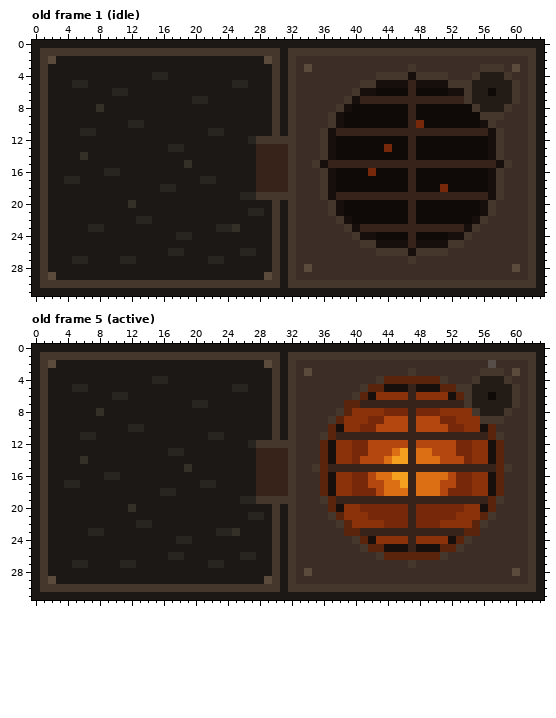
File history of a pixel-art file, buildings/coal_burner/sprites/main.aseprite. The picture above is the old version.
64x32 pixels, 6 frames. Colours within 5 levels of each other are drawn and written as one. Shown: old frame 1 (idle), old frame 5 (active). The commit also changed other frames, which this record leaves out.
Once edited:
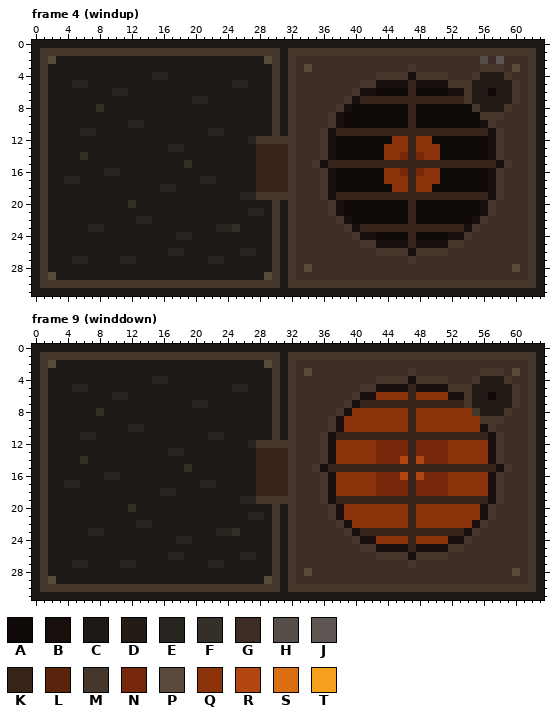
Palette (. is transparent): A #0f0a08  B #160f0c  C #1c1816  D #231c16  E #282420  F #343028  G #3c2d26  H #574e4a  J #5d5653  K #372319  L #5a230c  M #46372d  N #78280a  P #5a4b3c  Q #8c320a  R #b4460f  S #dc6e14  T #f5a01e
A new or re-ordered frame is compared with the old frame closest to it.
From old to new:
frames 6 -> 10
Frame 4 (windup) is new; against old frame 1 (idle), layers "top", "base":
Colour N gives way to colour A in row 10 at x 48; in row 16 at x 42; in row 18 at x 51.
Colour G gives way to colour H in row 2 at x 56.
Colour G gives way to colour J in row 2 at x 58.
Colour A gives way to colour N in row 14 at x 46 and 48; in row 16 at x 46 and 48.
Colour A gives way to colour Q in row 12 at x 45 to 46 and 48 to 49; in row 13 at x 45 to 46 and 48 to 50; in row 14 at x 44 to 45 and 49 to 50; in row 16 at x 44 to 45 and 49 to 50; in row 17 at x 44 to 46 and 48 to 50; in row 18 at x 45 to 46 and 48 to 49.
Colour N gives way to colour Q in row 13 at x 44.
Frame 9 (winddown) is new; against old frame 5 (active), layers "top", "base":
Colour L gives way to colour B in row 4 at x 47; in row 5 at x 43 and 51; in row 6 at x 41 and 53; in row 7 at x 40; in row 8 at x 39; in row 9 at x 38.
Colour L gives way to colour B in row 11 at x 37 and 57; in row 15 at x 36 and 58; in row 19 at x 37 and 57; in row 21 at x 38 and 56; in row 22 at x 39 and 55; in row 23 at x 40 and 54.
Colour L gives way to colour B in row 24 at x 41 and 53; in row 25 at x 43 and 51; in row 26 at x 47.
Colour H gives way to colour G in row 2 at x 57.
Colour L gives way to colour M in row 4 at x 44 to 46 and 48 to 50; in row 5 at x 42 and 52; in row 7 at x 39; in row 10 at x 37 and 57; in rows 12 to 14 at x 36 and 58; in rows 16 to 18 at x 36 and 58.
Colour L gives way to colour M in row 20 at x 37 and 57; in row 23 at x 39 and 55; in row 25 at x 42 and 52; in row 26 at x 44 to 46 and 48 to 50.
Colour R gives way to colour N in row 12 at x 43 to 46 and 48 to 51; in row 13 at x 43 to 44 and 50 to 51; in row 14 at x 43 and 51; in rows 17 to 18 at x 43 and 51.
Colour S gives way to colour N in row 13 at x 45 and 48 to 49; in row 14 at x 44 and 49 to 50; in row 16 at x 43 to 44 and 49 to 51; in row 17 at x 44 to 45 and 48 to 50; in row 18 at x 44 to 46 and 48 to 50.
Colour T gives way to colour N in row 13 at x 46; in row 14 at x 45; in row 16 at x 45; in row 17 at x 46.
Colour N gives way to colour Q in row 8 at x 44 to 46 and 48 to 50; in row 9 at x 42 to 43 and 51 to 52; in row 10 at x 41 to 42 and 52 to 53; in rows 12 to 13 at x 40 to 41 and 53 to 54; in row 14 at x 40 and 54; in rows 16 to 17 at x 40 to 41 and 53 to 54.
Colour N gives way to colour Q in row 18 at x 40 to 42 and 52 to 54; in row 20 at x 41 to 46 and 48 to 53; in row 21 at x 42 to 46 and 48 to 52; in row 22 at x 44 to 46 and 48 to 50.
Colour R gives way to colour Q in row 9 at x 44 to 46 and 48 to 50; in row 10 at x 43 to 46 and 48 to 51; in rows 12 to 13 at x 42 and 52; in row 14 at x 41 to 42 and 52 to 53; in rows 16 to 17 at x 42 and 52.
Colour S gives way to colour R in row 14 at x 48; in row 16 at x 48.
Colour T gives way to colour R in row 14 at x 46; in row 16 at x 46.
